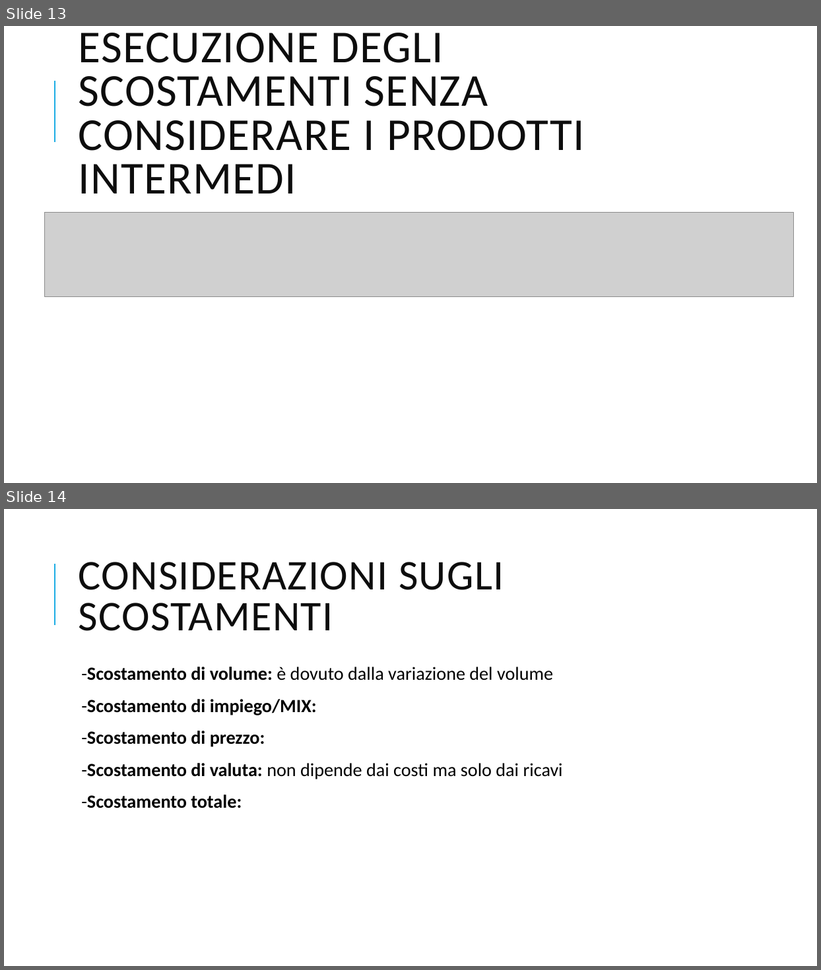
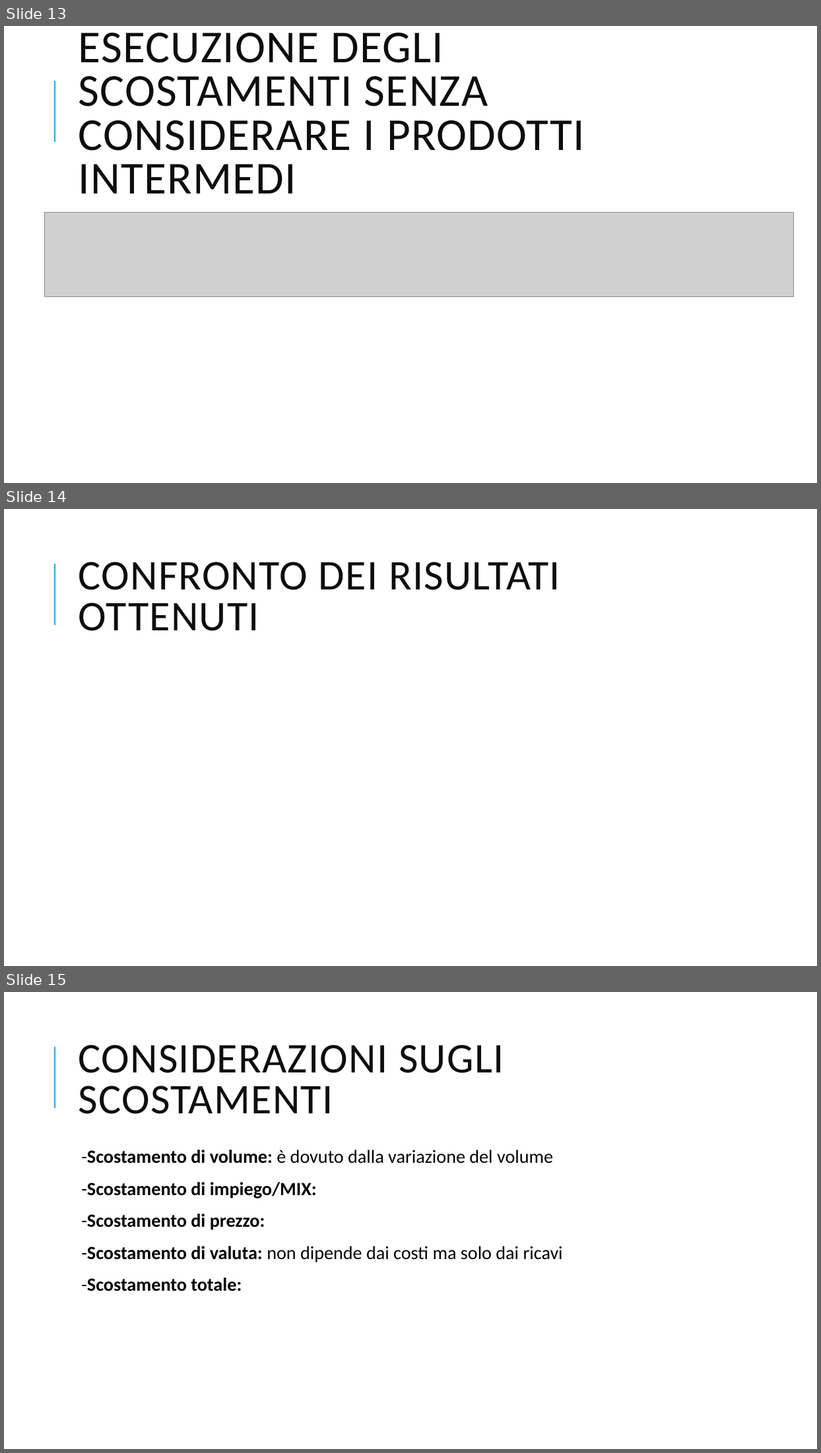
Before and after one commit to VinciGit00/SCGProject, a slide deck: Document/PresentazioneProgetto.pptx. Shown one above the other, each under a label of ours: slides 13 and 14 before the commit, slides 13, 14 and 15 after it. The pictures are 821x970 and 821x1453 pixels, drawn with LibreOffice and Linux fonts; fonts in the diff are those of the drawing; grey boxes stand for pictures. Boxes give left, top, right and bottom in pixels: in the first picture for what was removed or moved away, otherwise in the second. Text is boxed around its words. In the diff, an @@ line names an element or a change of style, - is before the commit and + after.

```diff
--- a/Document/PresentazioneProgetto.pptx
+++ b/Document/PresentazioneProgetto.pptx
@@ slide 14 added at <box>4,509,817,966</box>, background #FFFFFF; not listed: 1 template element that a slide beside it also shows @@
@@ title added at <box>79,562,560,631</box>, 50 pt, text #0D0D0D @@
+CONFRONTO DEI RISULTATI OTTENUTI
@@ what was slide 14 is now slide 15 @@
```
Also in this commit, not shown: 2 slides changed, 1 other slide added, 1 slide removed, 3 other files.
